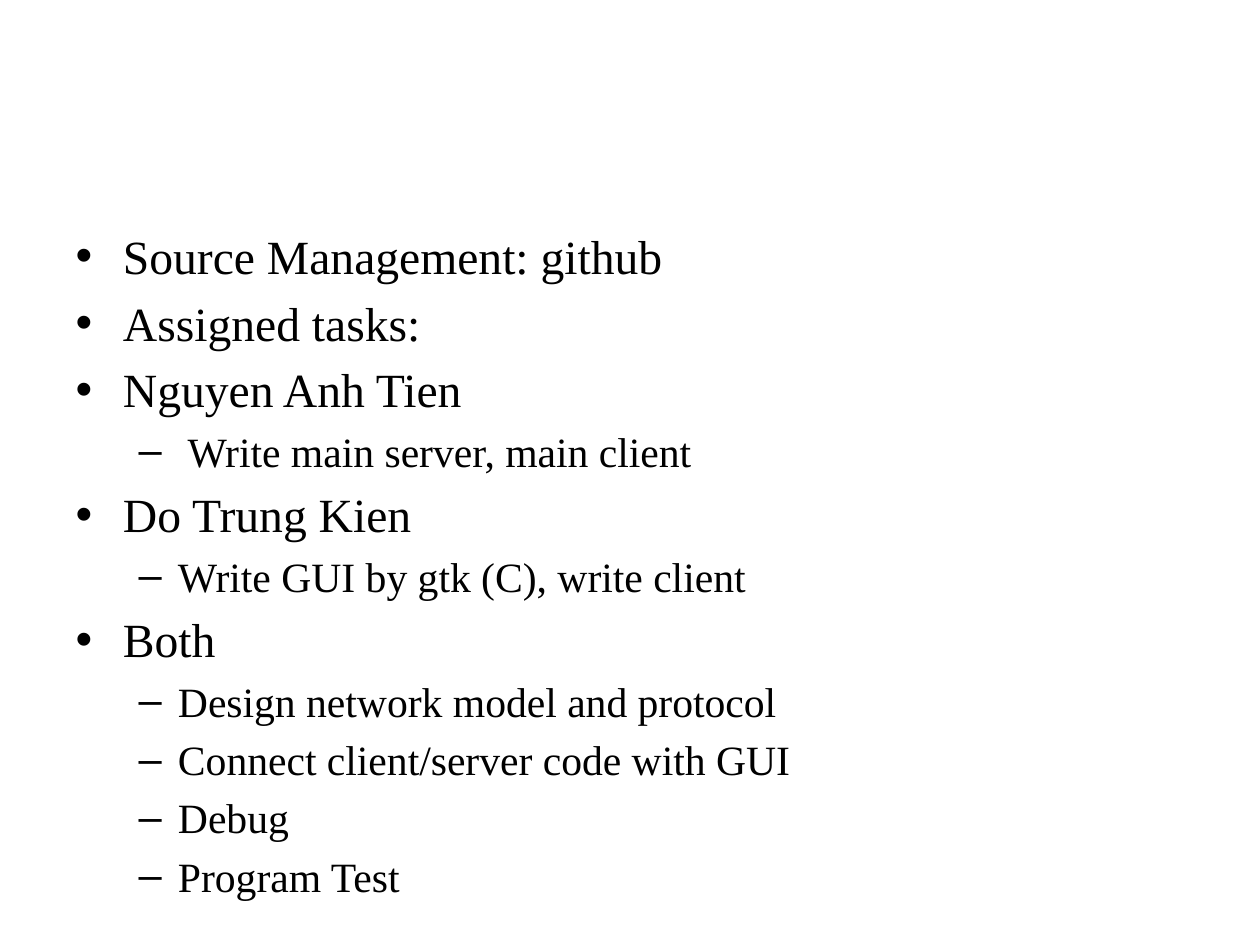
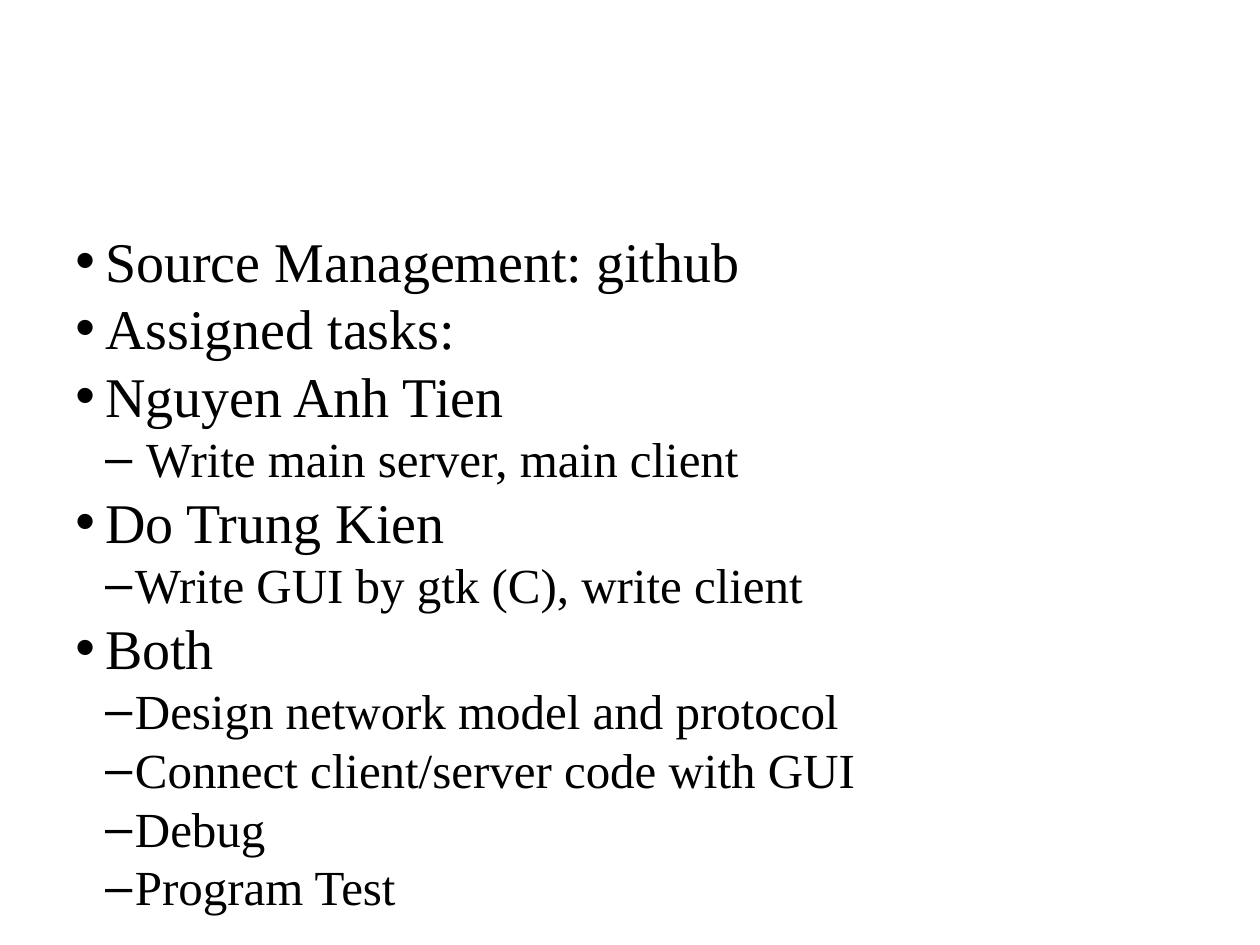
Before and after one commit to kienmetalrock/NePro2011-aki, a slide deck: slide 10 of netwok_project.pptx (slide 9 before the commit). Drawn at 1260x945 pixels with LibreOffice and Linux fonts; fonts in the diff are those of the drawing; background and template pictures are left out. Boxes give left, top, right and bottom in pixels: in the first picture for what was removed or moved away, otherwise in the second. Text is boxed around its words. In the diff, an @@ line names an element or a change of style, - is before the commit and + after.

```diff
--- a/netwok_project.pptx
+++ b/netwok_project.pptx
@@ text "Source Management: github" at [105,243,855,856]: size 27.2 to 32 pt in "Source Management: github", "Assigned tasks:", "Nguyen Anh Tien", "Do Trung Kien" and 1 more places; size 23.8 to 28 pt in "Write main server, main client", "Write GUI by gtk (C), write client", "Design network model and protocol", "Connect client/server code with GUI" and 2 more places; indent changed; less space between paragraphs @@
```
Also in this commit, not shown: 9 other slides changed, 1 slide added.
